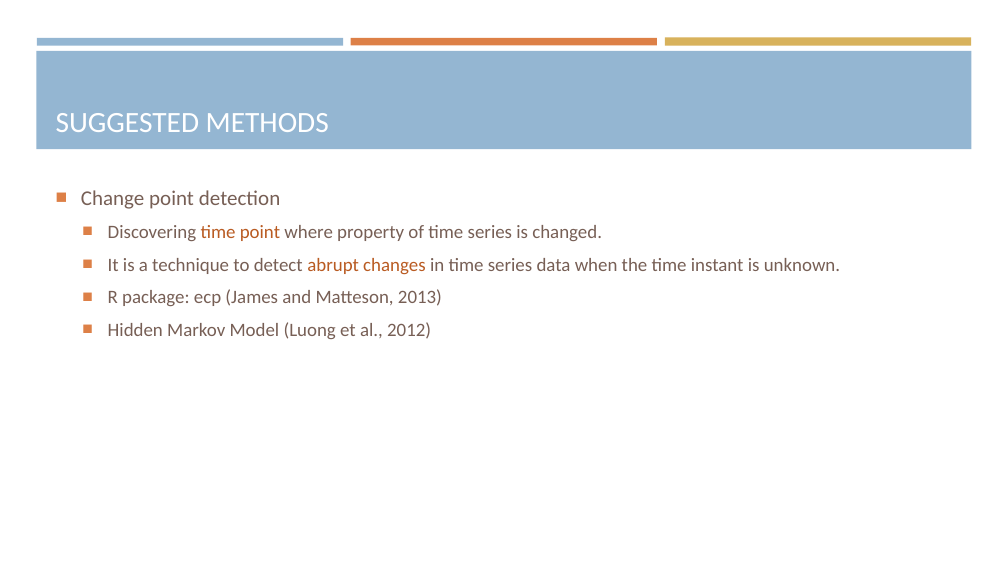
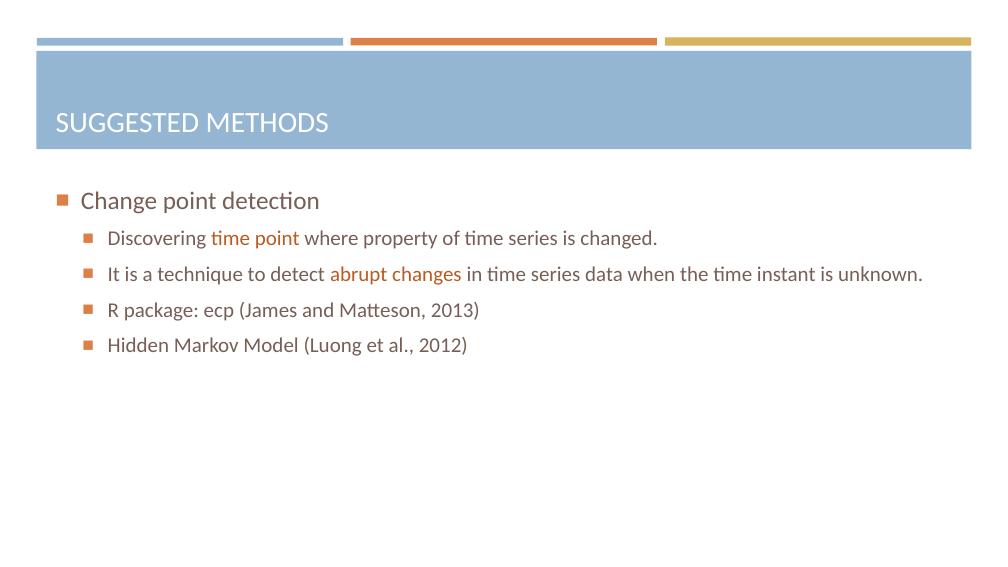
Before and after one commit to araea382/MT, a slide deck: slide 5 of Presentation/1-Proposal seminar.pptx. Drawn at 1008x567 pixels with LibreOffice and Linux fonts; fonts in the diff are those of the drawing. Boxes give left, top, right and bottom in pixels: in the first picture for what was removed or moved away, otherwise in the second. Text is boxed around its words. In the diff, an @@ line names an element or a change of style, - is before the commit and + after.

```diff
--- a/Presentation/1-Proposal seminar.pptx
+++ b/Presentation/1-Proposal seminar.pptx
@@ text "Change point detection" at [81,191,923,356]: size 20 to 24 pt in "Change point detection"; size 18 to 20 pt @@
```
Also in this commit, not shown: 6 other slides changed, 12 other files.
